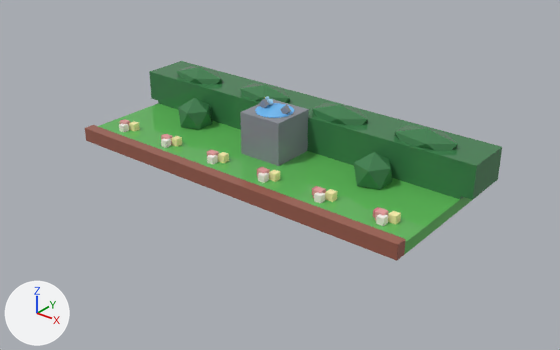
A saved change to the glTF model assets/cat-cafe/exports/CatCafe_Square_GardenMid.glb.
Rendered twice from a 50 mm lens placed at (19.8, -24.2, 14.6), pointed at (0.8, -0.4, -0.2). Every picture has the same lights, and +X, +Y and +Z are marked at lower left. The older version comes first. Vertices at exactly the same position are counted once.

Before the edit, the objects in view are built like this:
```python
ob_catcafe_square_gardenmid = bpy.data.objects.new('CatCafe_Square_GardenMid', me_catcafe_square_gardenmid)
ob_catcafe_square_gardenmid.location = (0.0, 0.0, 0.0)
ob_catcafe_square_gardenmid_barrier = bpy.data.objects.new('CatCafe_Square_GardenMid_Barrier', me_catcafe_square_gardenmid_barrier)
ob_catcafe_square_gardenmid_barrier.location = (0.0, 0.0, 0.0)
ob_catcafe_square_gardenmid_flowers = bpy.data.objects.new('CatCafe_Square_GardenMid_Flowers', me_catcafe_square_gardenmid_flowers)
ob_catcafe_square_gardenmid_flowers.location = (0.0, 0.0, 0.0)
ob_catcafe_square_gardenmid_tops_decor = bpy.data.objects.new('CatCafe_Square_GardenMid_Tops_Decor', me_catcafe_square_gardenmid_tops_decor)
ob_catcafe_square_gardenmid_tops_decor.location = (0.0, 0.0, 0.0)
```
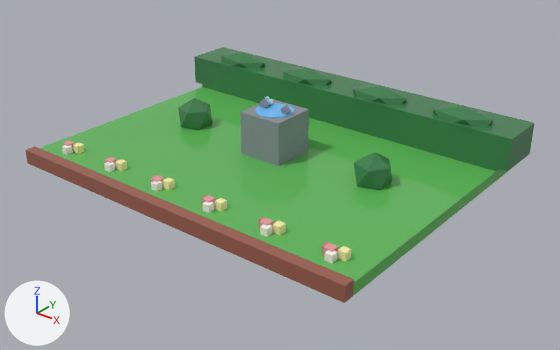
Pixel boxes [x1, y1, x2, y2] of what changed, in the pictures (560 x 350 px; the box of a moved part takes in the faces that stretch with it):
'CatCafe_Square_GardenMid', reshaped (22% wider, 28% taller): before [85, 61, 502, 261]; after [26, 47, 534, 303]
'CatCafe_Square_GardenMid_Tops_Decor', moved: before [177, 66, 458, 151]; after [221, 52, 493, 126]
'CatCafe_Square_GardenMid_Flowers', moved: before [119, 119, 401, 226]; after [62, 140, 352, 263]
part 1 of me_catcafe_square_gardenmid, moved or reshaped: before [149, 61, 502, 200]; after [194, 47, 534, 171]
part 2 of me_catcafe_square_gardenmid, moved or reshaped: before [85, 103, 476, 261]; after [26, 87, 512, 303]
part 3 of me_catcafe_square_gardenmid, moved or reshaped: before [158, 101, 481, 199]; after [202, 84, 517, 171]

The edits, one by one:
me_catcafe_square_gardenmid is used by ob_catcafe_square_gardenmid; location (0.0, 0.0, 0.0).
me_catcafe_square_gardenmid had 204 vertices, 360 faces and spanned x -9.0..9.0, y -3.5..3.5, z 0.0..2.9.
me_catcafe_square_gardenmid now has 204 vertices, 360 faces and spans x -9.0..9.0, y -6.8..6.8, z 0.0..2.9.
me_catcafe_square_gardenmid part 1: the loose piece of 8 vertices spanning x -9.0..9.0, y 1.2..3.5, z 0.6..2.1 is moved by (0.0, 3.3, 0.0).
me_catcafe_square_gardenmid part 2: all 10 vertices in x -8.5..8.5, y -3.5..-3.0, z 0.0..0.6 are moved by (0.0, -3.2, 0.0).
me_catcafe_square_gardenmid part 3: all 14 vertices in x -8.5..8.5, y 1.2..3.5, z 0.0..0.6 are moved by (0.0, 3.2, 0.0).
me_catcafe_square_gardenmid_flowers is used by ob_catcafe_square_gardenmid_flowers; location (0.0, 0.0, 0.0).
me_catcafe_square_gardenmid_flowers had 192 vertices, 288 faces and spanned x -7.6..7.6, y -2.5..-1.8, z 0.5..0.9.
me_catcafe_square_gardenmid_flowers now has 192 vertices, 288 faces and spans x -7.6..7.6, y -5.7..-5.0, z 0.5..0.9.
me_catcafe_square_gardenmid_flowers part 4: the whole mesh is moved by (0.0, -3.2, 0.0).
me_catcafe_square_gardenmid_tops_decor is used by ob_catcafe_square_gardenmid_tops_decor; location (0.0, 0.0, 0.0).
me_catcafe_square_gardenmid_tops_decor had 48 vertices, 80 faces and spanned x -7.7..7.7, y 1.3..2.9, z 1.5..2.6.
me_catcafe_square_gardenmid_tops_decor now has 48 vertices, 80 faces and spans x -7.7..7.7, y 4.6..6.1, z 1.5..2.6.
me_catcafe_square_gardenmid_tops_decor part 5: the whole mesh is moved by (0.0, 3.3, 0.0).
